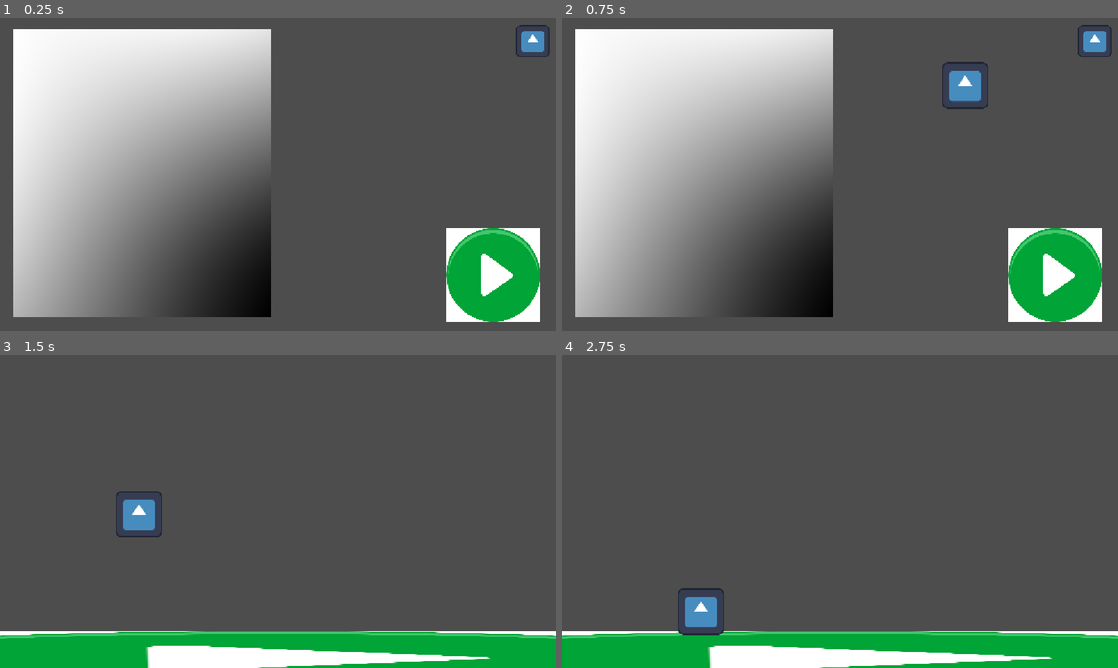
Above: before the commit, frames 1-4 (two rows, left to right).
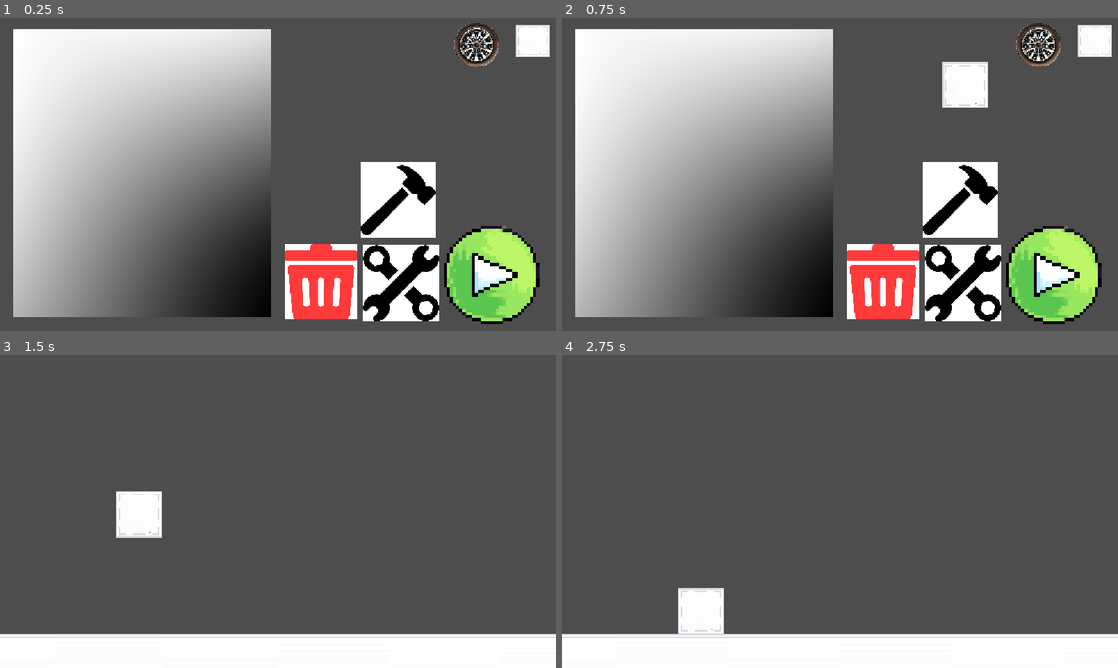
Above: after the commit, the same moments.

Repository: Demoplate/UMPSA-GAME
Game: Godot game, scene res://main.tscn
Two runs of this game, one before a commit and one after it. Both use one fixed random seed, a clock stepped at 60 frames per second and the inputs below. The engine's default icon, where the game draws it, is replaced by a stand-in: a white triangle on a blue panel in a dark square.
Inputs (mouse positions are in pixels of both pictures, inside the frame that each line leads up to):
- Up to frame 1 (0.25 s): no input
- Up to frame 2 (0.75 s): tap Enter at 0.5 s; drag from (1095, 39) to (706, 174) at 0.52 s
- Up to frame 3 (1.5 s): tap Space at 1.25 s; drag from (494, 611) to (533, 376) at 1.27 s
- Up to frame 4 (2.75 s): move the mouse to (895, 442) at 2.02 s; click (895, 442) at 2.17 s

The runs differ from the first frame. In frame 1, 16% of the frame differs, in the area x 51-99%, y 1-98%; in frame 2, 17%; in frame 3, 10%; in frame 4, 10%.

Commit message:
ok made the tools and also a wheel :)

Diff:
--- a/umpsa_game/Game Scripts/GameData.gd
+++ b/umpsa_game/Game Scripts/GameData.gd
@@ -1,3 +1,18 @@
 extends Node
 
+enum ToolMode { SPAWN, SELECT, DELETE }
+var current_tool = ToolMode.SPAWN
+var selected_part = null
+
+# Add this line so GameData can store your parts when transitioning scenes!
 var saved_parts: Array = []
+
+func set_tool(new_tool: ToolMode):
+	if current_tool == ToolMode.SELECT and new_tool != ToolMode.SELECT:
+		if selected_part and is_instance_valid(selected_part):
+			var sprite = selected_part.get_node_or_null("Sprite2D")
+			if sprite:
+				sprite.modulate = Color(1, 1, 1)
+		selected_part = null
+
+	current_tool = new_tool
--- a/umpsa_game/Game Scripts/Level Scripts/LVL1.gd
+++ b/umpsa_game/Game Scripts/Level Scripts/LVL1.gd
@@ -1,40 +1,158 @@
 extends Node2D
+
+@export var grid_size: float = 16.0
 
 func _ready():
 	if GameData.saved_parts.is_empty():
 		return
 
-	# 1. Calculate the center point of all placed parts combined
-	var center_pos = Vector2.ZERO
-	for part_data in GameData.saved_parts:
-		center_pos += part_data["global_position"]
-	center_pos /= GameData.saved_parts.size()
+	var block_data_list = []
+	var wheel_data_list = []
 
-	# 2. Spawn ONE master RigidBody2D for the entire structure
-	var master_body = RigidBody2D.new()
-	get_tree().current_scene.add_child(master_body)
-	master_body.global_position = center_pos
+	for part in GameData.saved_parts:
+		if part.get("type") == "wheel":
+			wheel_data_list.append(part)
+		else:
+			block_data_list.append(part)
 
-	# 3. Pull the collision shapes and sprites from each block and attach them to the master body
-	for part_data in GameData.saved_parts:
-		var scene = load(part_data["scene_path"])
+	# 1. Group connected blocks into islands using scene RayCasts and spawn the RigidBody2D chassis
+	var islands = await _find_block_islands_with_scene_raycasts(block_data_list)
+	var created_bodies = []
+
+	for island in islands:
+		var center_pos = Vector2.ZERO
+		for b in island:
+			center_pos += b["global_position"]
+		center_pos /= island.size()
+
+		var master_body = RigidBody2D.new()
+		get_tree().current_scene.add_child(master_body)
+		master_body.global_position = center_pos
+		created_bodies.append(master_body)
+
+		for b in island:
+			var scene = load(b["scene_path"])
+			if scene:
+				var instance = scene.instantiate()
+				for child in instance.get_children():
+					if child is CollisionShape2D or child is Sprite2D:
+						var dup = child.duplicate()
+						master_body.add_child(dup)
+						dup.global_position = b["global_position"] + child.position.rotated(b["rotation"])
+						dup.rotation = b["rotation"] + child.rotation
+						dup.position = master_body.to_local(dup.global_position)
+				instance.queue_free()
+
+	# Give physics a frame to register the new chassis bodies in space
+	await get_tree().physics_frame
+
+	# 2. Spawn wheels and use their internal RayCast2D nodes to detect and attach to nearby chassis bodies
+	for w in wheel_data_list:
+		var wheel_scene = load(w["scene_path"])
+		if wheel_scene:
+			var wheel_body = wheel_scene.instantiate()
+			get_tree().current_scene.add_child(wheel_body)
+			wheel_body.global_position = w["global_position"]
+			wheel_body.rotation = w["rotation"]
+
+			# Check wheel's raycasts to see if they hit any of our created chassis bodies
+			var attached_body = null
+			for child in wheel_body.get_children():
+				if child is RayCast2D:
+					child.add_exception(wheel_body) # Prevent self-collision with wheel itself
+					child.force_raycast_update()
+					if child.is_colliding():
+						var collider = child.get_collider()
+						var hit_body = _find_body_from_collider(collider, created_bodies)
+						if hit_body:
+							attached_body = hit_body
+							break
+
+			# If a wheel raycast successfully touched a chassis body, link them via PinJoint2D!
+			if attached_body:
+				var hinge = PinJoint2D.new()
+				get_tree().current_scene.add_child(hinge)
+				hinge.global_position = w["global_position"]
+				hinge.node_a = attached_body.get_path()
+				hinge.node_b = wheel_body.get_path()
+				hinge.disable_collision = true
+			else:
+				print("Wheel raycasts hit nothing—left independent!")
+
+	print("Vehicle and wheels spawned successfully using native RayCasts!")
+	GameData.saved_parts.clear()
+
+# Helper: Traces a collider up the parent tree to check if it belongs to a chassis body
+func _find_body_from_collider(collider: Object, bodies: Array) -> RigidBody2D:
+	var curr = collider
+	while curr and curr is Node:
+		if curr in bodies:
+			return curr
+		curr = curr.get_parent()
+	return null
+
+# Helper: Uses block scene RayCasts with self-collision ignored
+func _find_block_islands_with_scene_raycasts(blocks: Array) -> Array:
+	var block_nodes = []
+	var block_to_data = {}
+
+	for b in blocks:
+		var scene = load(b["scene_path"])
 		if scene:
-			var block_instance = scene.instantiate()
+			var instance = scene.instantiate()
+			get_tree().current_scene.add_child(instance)
+			instance.global_position = b["global_position"]
+			instance.rotation = b["rotation"]
+			block_nodes.append(instance)
+			block_to_data[instance] = b
 
-			# Extract Sprite2D and CollisionShape2D from the block scene
-			for child in block_instance.get_children():
-				if child is CollisionShape2D or child is Sprite2D:
-					var dup = child.duplicate()
-					master_body.add_child(dup)
+	await get_tree().physics_frame
 
-					# Position them accurately relative to the new master body center
-					dup.global_position = part_data["global_position"] + child.position.rotated(part_data["rotation"])
-					dup.rotation = part_data["rotation"] + child.rotation
+	var unvisited = block_nodes.duplicate()
+	var islands = []
 
-					# Convert to local coordinates of the master body
-					dup.position = master_body.to_local(dup.global_position)
+	while not unvisited.is_empty():
+		var current_island_nodes = []
+		var queue = [unvisited.pop_front()]
+		current_island_nodes.append(queue[0])
 
-			block_instance.queue_free()
+		while not queue.is_empty():
+			var current_node = queue.pop_front()
 
-	print("Spawned structure as a single solid RigidBody2D with zero wobble!")
-	GameData.saved_parts.clear()
+			for child in current_node.get_children():
+				if child is RayCast2D:
+					child.add_exception(current_node)
+					child.force_raycast_update()
+
+					if child.is_colliding():
+						var collider = child.get_collider()
+						if collider:
+							var hit_block = _find_block_node_from_collider(collider, block_nodes)
+							if hit_block and hit_block in unvisited and hit_block != current_node:
+								current_island_nodes.append(hit_block)
+								queue.append(hit_block)
+								unvisited.erase(hit_block)
+
+		islands.append(current_island_nodes)
+
+	var final_islands = []
+	for node_island in islands:
+		var data_island = []
+		for node in node_island:
+			if block_to_data.has(node):
+				data_island.append(block_to_data[node])
+		final_islands.append(data_island)
+
+	for node in block_nodes:
+		node.queue_free()
+
+	return final_islands
+
+# Helper: Traces a collider to find which block node it belongs to
+func _find_block_node_from_collider(collider: Object, block_nodes: Array) -> Node:
+	var curr = collider
+	while curr and curr is Node:
+		if curr in block_nodes:
+			return curr
+		curr = curr.get_parent()
+	return null
--- a/umpsa_game/Game Scripts/block.gd
+++ b/umpsa_game/Game Scripts/block.gd
@@ -5,11 +5,21 @@
 var is_in_build_area := false
 
 func _ready():
-	is_dragging = true
 	area_entered.connect(_on_area_entered)
 	area_exited.connect(_on_area_exited)
 
+	# Only start dragging if we are actually in SPAWN mode!
+	if GameData.current_tool == GameData.ToolMode.SPAWN:
+		is_dragging = true
+	else:
+		is_dragging = false
+		queue_free() # Instantly remove if spawned while select tool is active
+
 func start_dragging():
+	# If the Select Tool is active, ignore the spawn/drag request entirely
+	if GameData.current_tool == GameData.ToolMode.SELECT:
+		return
+
 	is_dragging = true
 
 func _input(event):
@@ -38,6 +48,40 @@
 		else:
 			queue_free()
 
+func _input_event(_viewport, event, _shape_idx):
+	if is_dragging:
+		return
+
+	var is_click = (event is InputEventScreenTouch and event.pressed) or \
+				   (event is InputEventMouseButton and event.button_index == MOUSE_BUTTON_LEFT and not event.pressed)
+
+	if is_click:
+		if GameData.current_tool == GameData.ToolMode.SELECT:
+			select_this_part()
+		elif GameData.current_tool == GameData.ToolMode.DELETE:
+			delete_this_part()
+
+func select_this_part():
+	if GameData.selected_part and is_instance_valid(GameData.selected_part):
+		var old_sprite = GameData.selected_part.get_node_or_null("Sprite2D")
+		if old_sprite:
+			old_sprite.modulate = Color(1, 1, 1)
+
+	GameData.selected_part = self
+	print("Selected part: ", name)
+
+	var sprite = get_node_or_null("Sprite2D")
+	if sprite:
+		sprite.modulate = Color(1.4, 1.4, 0.6)
+
+func delete_this_part():
+	# Clear selection reference if this was the selected part
+	if GameData.selected_part == self:
+		GameData.selected_part = null
+
+	print("Deleted part: ", name)
+	queue_free()
+
 func _on_area_entered(area):
 	if not is_dragging:
 		return
--- a/umpsa_game/Game Scripts/play.gd
+++ b/umpsa_game/Game Scripts/play.gd
@@ -19,13 +19,24 @@
 	for area in build_area.get_overlapping_areas():
 		if area.name != "BuildingArea" and not area.is_dragging:
 			var current_path = area.scene_file_path
-			var rigid_path = current_path.replace("block.tscn", "rigid_block.tscn")
 
-			GameData.saved_parts.append({
-				"scene_path": rigid_path,
-				"global_position": area.global_position,
-				"rotation": area.global_rotation
-			})
+			# Check if the part is a wheel or a standard block based on its file path name
+			if "wheel" in current_path.to_lower():
+				var rigid_wheel_path = current_path.replace("wheel.tscn", "rigid_wheel.tscn")
+				GameData.saved_parts.append({
+					"type": "wheel",
+					"scene_path": rigid_wheel_path,
+					"global_position": area.global_position,
+					"rotation": area.global_rotation
+				})
+			else:
+				var rigid_block_path = current_path.replace("block.tscn", "rigid_block.tscn")
+				GameData.saved_parts.append({
+					"type": "block",
+					"scene_path": rigid_block_path,
+					"global_position": area.global_position,
+					"rotation": area.global_rotation
+				})
 
 	print("Saved ", GameData.saved_parts.size(), " parts! Switching scenes...")
 	get_tree().change_scene_to_file(target_scene_path)
--- a/umpsa_game/Parts/block.tscn
+++ b/umpsa_game/Parts/block.tscn
@@ -1,7 +1,7 @@
 [gd_scene format=3 uid="uid://cr52j1kepsbnr"]
 
 [ext_resource type="Script" uid="uid://blptu5dep4bsk" path="res://Game Scripts/block.gd" id="1_xfwl5"]
-[ext_resource type="Texture2D" uid="uid://clprbafk40il4" path="res://Textures/Icons/icon.svg" id="2_5d32t"]
+[ext_resource type="Texture2D" uid="uid://375q7q3tls6t" path="res://Textures/Icons/IronBlock.png" id="2_aj3s1"]
 
 [sub_resource type="RectangleShape2D" id="RectangleShape2D_g4v7s"]
 
@@ -11,8 +11,8 @@
 script = ExtResource("1_xfwl5")
 
 [node name="Sprite2D" type="Sprite2D" parent="." unique_id=675145379]
-scale = Vector2(0.75, 0.75)
-texture = ExtResource("2_5d32t")
+scale = Vector2(0.04802783, 0.04802783)
+texture = ExtResource("2_aj3s1")
 
 [node name="CollisionShape2D" type="CollisionShape2D" parent="." unique_id=1572802918]
 scale = Vector2(4.787707, 4.787707)
--- a/umpsa_game/Parts/rigid_block.tscn
+++ b/umpsa_game/Parts/rigid_block.tscn
@@ -1,6 +1,6 @@
 [gd_scene format=3 uid="uid://dpa5c35mwnxju"]
 
-[ext_resource type="Texture2D" uid="uid://clprbafk40il4" path="res://Textures/Icons/icon.svg" id="2_54hlg"]
+[ext_resource type="Texture2D" uid="uid://375q7q3tls6t" path="res://Textures/Icons/IronBlock.png" id="1_ga7ff"]
 
 [sub_resource type="RectangleShape2D" id="RectangleShape2D_g4v7s"]
 
@@ -9,8 +9,8 @@
 collision_mask = 3
 
 [node name="Sprite2D" type="Sprite2D" parent="." unique_id=675145379]
-scale = Vector2(0.75, 0.75)
-texture = ExtResource("2_54hlg")
+scale = Vector2(0.0487105, 0.0487105)
+texture = ExtResource("1_ga7ff")
 
 [node name="CollisionShape2D" type="CollisionShape2D" parent="." unique_id=1572802918]
 scale = Vector2(4.7884727, 4.7884727)
--- /dev/null
+++ b/umpsa_game/Parts/rigid_wheel.tscn
@@ -0,0 +1,32 @@
+[gd_scene format=3 uid="uid://drp8cubifxh5h"]
+
+[ext_resource type="Texture2D" uid="uid://w8n8sary7svv" path="res://Textures/Icons/pngtree-realistic-car-wheel-tyre-png-image_12219562.png" id="1_c77ci"]
+
+[sub_resource type="PhysicsMaterial" id="PhysicsMaterial_yf5fn"]
+
+[sub_resource type="CircleShape2D" id="CircleShape2D_g4v7s"]
+
+[node name="Wheel" type="RigidBody2D" unique_id=555286744]
+collision_layer = 2
+collision_mask = 3
+physics_material_override = SubResource("PhysicsMaterial_yf5fn")
+
+[node name="Sprite2D" type="Sprite2D" parent="." unique_id=408816850]
+scale = Vector2(0.3107974, 0.3107974)
+texture = ExtResource("1_c77ci")
+
+[node name="CollisionShape2D" type="CollisionShape2D" parent="." unique_id=704263885]
+scale = Vector2(4.7884727, 4.7884727)
+shape = SubResource("CircleShape2D_g4v7s")
+
+[node name="RayCast2D_Top" type="RayCast2D" parent="." unique_id=1233688616]
+target_position = Vector2(0, -60)
+
+[node name="RayCast2D_Bottom" type="RayCast2D" parent="." unique_id=411602562]
+target_position = Vector2(0, 60)
+
+[node name="RayCast2D_Left" type="RayCast2D" parent="." unique_id=23720948]
+target_position = Vector2(-60, 0)
+
+[node name="RayCast2D_Right" type="RayCast2D" parent="." unique_id=1386807530]
+target_position = Vector2(60, 0)
--- /dev/null
+++ b/umpsa_game/Parts/wheel.tscn
@@ -0,0 +1,17 @@
+[gd_scene format=3 uid="uid://d2supgtgs14fr"]
+
+[ext_resource type="Script" uid="uid://blptu5dep4bsk" path="res://Game Scripts/block.gd" id="1_a35t4"]
+[ext_resource type="Texture2D" uid="uid://w8n8sary7svv" path="res://Textures/Icons/pngtree-realistic-car-wheel-tyre-png-image_12219562.png" id="1_w0kfg"]
+
+[sub_resource type="CircleShape2D" id="CircleShape2D_g4v7s"]
+
+[node name="wheel" type="Area2D" unique_id=120399294]
+script = ExtResource("1_a35t4")
+
+[node name="Sprite2D" type="Sprite2D" parent="." unique_id=408816850]
+scale = Vector2(0.3107974, 0.3107974)
+texture = ExtResource("1_w0kfg")
+
+[node name="CollisionShape2D" type="CollisionShape2D" parent="." unique_id=704263885]
+scale = Vector2(4.7884727, 4.7884727)
+shape = SubResource("CircleShape2D_g4v7s")
--- /dev/null
+++ b/umpsa_game/delete_tool.gd
@@ -0,0 +1,7 @@
+# SelectButton.gd
+extends Area2D
+func _input_event(_viewport, event, _shape_idx):
+	if (event is InputEventScreenTouch and event.pressed) or \
+		(event is InputEventMouseButton and event.button_index == MOUSE_BUTTON_LEFT and event.pressed):
+		GameData.set_tool(GameData.ToolMode.DELETE)
+		print("Switched to Delete Tool")
--- a/umpsa_game/lvl1.tscn
+++ b/umpsa_game/lvl1.tscn
@@ -1,7 +1,7 @@
 [gd_scene format=3 uid="uid://duhv38vos12fq"]
 
 [ext_resource type="Script" uid="uid://cqwkoaku0mdy4" path="res://Game Scripts/Level Scripts/LVL1.gd" id="1_vhjmk"]
-[ext_resource type="Texture2D" uid="uid://c3sblxd8v4m6q" path="res://Textures/Icons/playbutton.png" id="2_hppyo"]
+[ext_resource type="Texture2D" uid="uid://375q7q3tls6t" path="res://Textures/Icons/IronBlock.png" id="2_hppyo"]
 
 [sub_resource type="RectangleShape2D" id="RectangleShape2D_g4v7s"]
 size = Vector2(1232, 57)
@@ -18,5 +18,5 @@
 
 [node name="Sprite2D" type="Sprite2D" parent="StaticBody2D" unique_id=471140598]
 position = Vector2(295, 2)
-scale = Vector2(3.7727273, 0.19999999)
+scale = Vector2(3.7375996, 0.05026039)
 texture = ExtResource("2_hppyo")
--- a/umpsa_game/main.tscn
+++ b/umpsa_game/main.tscn
@@ -2,9 +2,17 @@
 
 [ext_resource type="Script" uid="uid://bgf041kslnfx6" path="res://Game Scripts/buildingarea.gd" id="1_0xm2m"]
 [ext_resource type="PackedScene" uid="uid://cr52j1kepsbnr" path="res://Parts/block.tscn" id="2_1bvp3"]
-[ext_resource type="Texture2D" uid="uid://clprbafk40il4" path="res://Textures/Icons/icon.svg" id="2_h2yge"]
+[ext_resource type="Texture2D" uid="uid://375q7q3tls6t" path="res://Textures/Icons/IronBlock.png" id="3_efxa6"]
 [ext_resource type="Script" uid="uid://b24i0oi0vp5oq" path="res://Game Scripts/play.gd" id="4_lquwl"]
-[ext_resource type="Texture2D" uid="uid://c3sblxd8v4m6q" path="res://Textures/Icons/playbutton.png" id="5_7mycd"]
+[ext_resource type="Texture2D" uid="uid://1pkac67hplm6" path="res://Textures/Icons/startOrPlayButtton.png" id="5_dg77c"]
+[ext_resource type="PackedScene" uid="uid://d2supgtgs14fr" path="res://Parts/wheel.tscn" id="6_7mycd"]
+[ext_resource type="Texture2D" uid="uid://w8n8sary7svv" path="res://Textures/Icons/pngtree-realistic-car-wheel-tyre-png-image_12219562.png" id="7_5vw27"]
+[ext_resource type="Script" uid="uid://s3ksefud0kvb" path="res://select_tool.gd" id="8_kek77"]
+[ext_resource type="Texture2D" uid="uid://c6q162r47rf8u" path="res://Textures/Icons/wrench.png" id="9_4c57u"]
+[ext_resource type="Script" uid="uid://c72bv5pbimaj" path="res://spawner_tool.gd" id="10_4c57u"]
+[ext_resource type="Texture2D" uid="uid://bdkyajnt0fx0m" path="res://Textures/Icons/Buildtool.png" id="11_efxa6"]
+[ext_resource type="Script" uid="uid://xu3f43skh4c" path="res://delete_tool.gd" id="12_dg77c"]
+[ext_resource type="Texture2D" uid="uid://b7u7s5mrw2kqj" path="res://Textures/Icons/Delete.png" id="13_ycdy4"]
 
 [sub_resource type="RectangleShape2D" id="RectangleShape2D_g4v7s"]
 
@@ -22,6 +30,11 @@
 [sub_resource type="RectangleShape2D" id="RectangleShape2D_57qmd"]
 size = Vector2(10, 20)
 
+[sub_resource type="CircleShape2D" id="CircleShape2D_g4v7s"]
+
+[sub_resource type="RectangleShape2D" id="RectangleShape2D_aj3s1"]
+size = Vector2(439.28577, 446.42865)
+
 [node name="Node2D" type="Node2D" unique_id=1757792821]
 position = Vector2(417, 301)
 scale = Vector2(0.35, 0.35)
@@ -37,8 +50,8 @@
 shape = SubResource("RectangleShape2D_g4v7s")
 
 [node name="Sprite2D" type="Sprite2D" parent="BlockCloner" unique_id=2062581300]
-scale = Vector2(-0.158, 0.158)
-texture = ExtResource("2_h2yge")
+scale = Vector2(-0.010315237, 0.010206742)
+texture = ExtResource("3_efxa6")
 
 [node name="BuildingArea" type="Area2D" parent="." unique_id=372788814]
 position = Vector2(-25.714285, -17.142857)
@@ -53,14 +66,67 @@
 scale = Vector2(-2.9829235, 3.317358)
 texture = SubResource("NoiseTexture2D_gatpv")
 
-[node name="PLayButton" type="Area2D" parent="." unique_id=559970560]
+[node name="PlayButton" type="Area2D" parent="." unique_id=559970560]
 position = Vector2(1728.5713, 659.99994)
 script = ExtResource("4_lquwl")
 
-[node name="CollisionShape2D" type="CollisionShape2D" parent="PLayButton" unique_id=2105066597]
+[node name="CollisionShape2D" type="CollisionShape2D" parent="PlayButton" unique_id=2105066597]
 position = Vector2(-5, 0)
 scale = Vector2(55.724785, 27.544525)
 shape = SubResource("RectangleShape2D_57qmd")
 
-[node name="Sprite2D" type="Sprite2D" parent="PLayButton" unique_id=407851751]
-texture = ExtResource("5_7mycd")
+[node name="Sprite2D" type="Sprite2D" parent="PlayButton" unique_id=407851751]
+scale = Vector2(0.29435614, 0.29435614)
+texture = ExtResource("5_dg77c")
+
+[node name="WheelCloner" type="Area2D" parent="." unique_id=120399294]
+position = Vector2(1628.5713, -699.99994)
+scale = Vector2(-2.7823334, -2.7823334)
+script = ExtResource("1_0xm2m")
+part_scene = ExtResource("6_7mycd")
+
+[node name="Sprite2D" type="Sprite2D" parent="WheelCloner" unique_id=408816850]
+scale = Vector2(0.3107974, 0.3107974)
+texture = ExtResource("7_5vw27")
+
+[node name="CollisionShape2D" type="CollisionShape2D" parent="WheelCloner" unique_id=704263885]
+scale = Vector2(4.7884727, 4.7884727)
+shape = SubResource("CircleShape2D_g4v7s")
+
+[node name="SelectTool" type="Area2D" parent="." unique_id=1768975826]
+script = ExtResource("8_kek77")
+
+[node name="Sprite2D" type="Sprite2D" parent="SelectTool" unique_id=1152373873]
+position = Vector2(1182.857, 708.5714)
+texture = ExtResource("9_4c57u")
+
+[node name="CollisionShape2D" type="CollisionShape2D" parent="SelectTool" unique_id=837493369]
+position = Vector2(1185.7144, 708.5714)
+scale = Vector2(0.99999964, 0.99999964)
+shape = SubResource("RectangleShape2D_aj3s1")
+
+[node name="BuildTool" type="Area2D" parent="." unique_id=295933461]
+script = ExtResource("10_4c57u")
+
+[node name="Sprite2D" type="Sprite2D" parent="BuildTool" unique_id=670084493]
+position = Vector2(1168.5713, 217.14288)
+texture = ExtResource("11_efxa6")
+
+[node name="CollisionShape2D" type="CollisionShape2D" parent="BuildTool" unique_id=792160556]
+position = Vector2(1171.4286, 217.14282)
+scale = Vector2(0.99999964, 0.99999964)
+shape = SubResource("RectangleShape2D_aj3s1")
+
+[node name="DeleteTool" type="Area2D" parent="." unique_id=1464393887]
+position = Vector2(-459.99997, 482.85712)
+script = ExtResource("12_dg77c")
+
+[node name="Sprite2D" type="Sprite2D" parent="DeleteTool" unique_id=102306250]
+position = Vector2(1168.5713, 217.14288)
+scale = Vector2(0.82551426, 0.7608666)
+texture = ExtResource("13_ycdy4")
+
+[node name="CollisionShape2D" type="CollisionShape2D" parent="DeleteTool" unique_id=1462903936]
+position = Vector2(1171.4286, 217.14282)
+scale = Vector2(0.99999964, 0.99999964)
+shape = SubResource("RectangleShape2D_aj3s1")
--- /dev/null
+++ b/umpsa_game/select_tool.gd
@@ -0,0 +1,7 @@
+# SelectButton.gd
+extends Area2D
+func _input_event(_viewport, event, _shape_idx):
+	if (event is InputEventScreenTouch and event.pressed) or \
+		(event is InputEventMouseButton and event.button_index == MOUSE_BUTTON_LEFT and event.pressed):
+		GameData.set_tool(GameData.ToolMode.SELECT)
+		print("Switched to Select Tool")
--- /dev/null
+++ b/umpsa_game/spawner_tool.gd
@@ -0,0 +1,6 @@
+extends Area2D
+func _input_event(_viewport, event, _shape_idx):
+	if (event is InputEventScreenTouch and event.pressed) or \
+		(event is InputEventMouseButton and event.button_index == MOUSE_BUTTON_LEFT and event.pressed):
+		GameData.set_tool(GameData.ToolMode.SPAWN)
+		print("Switched to Spawn Tool")
Binary file added: umpsa_game/Textures/Icons/Buildtool.png
Not shown, added: umpsa_game/Textures/Icons/Buildtool.png.import
Binary file added: umpsa_game/Textures/Icons/Delete.png
Not shown, changed: umpsa_game/Textures/Icons/Delete.png.import
Binary file added: umpsa_game/Textures/Icons/IronBlock.png
Not shown, added: umpsa_game/Textures/Icons/IronBlock.png.import
Binary file added: umpsa_game/Textures/Icons/placeholder.png
Not shown, added: umpsa_game/Textures/Icons/placeholder.png.import
Binary file removed: umpsa_game/Textures/Icons/playbutton.png
Binary file added: umpsa_game/Textures/Icons/pngtree-realistic-car-wheel-tyre-png-image_12219562.png
Not shown, added: umpsa_game/Textures/Icons/pngtree-realistic-car-wheel-tyre-png-image_12219562.png.import
Binary file added: umpsa_game/Textures/Icons/startOrPlayButtton.png
(and 6 more such lines)
